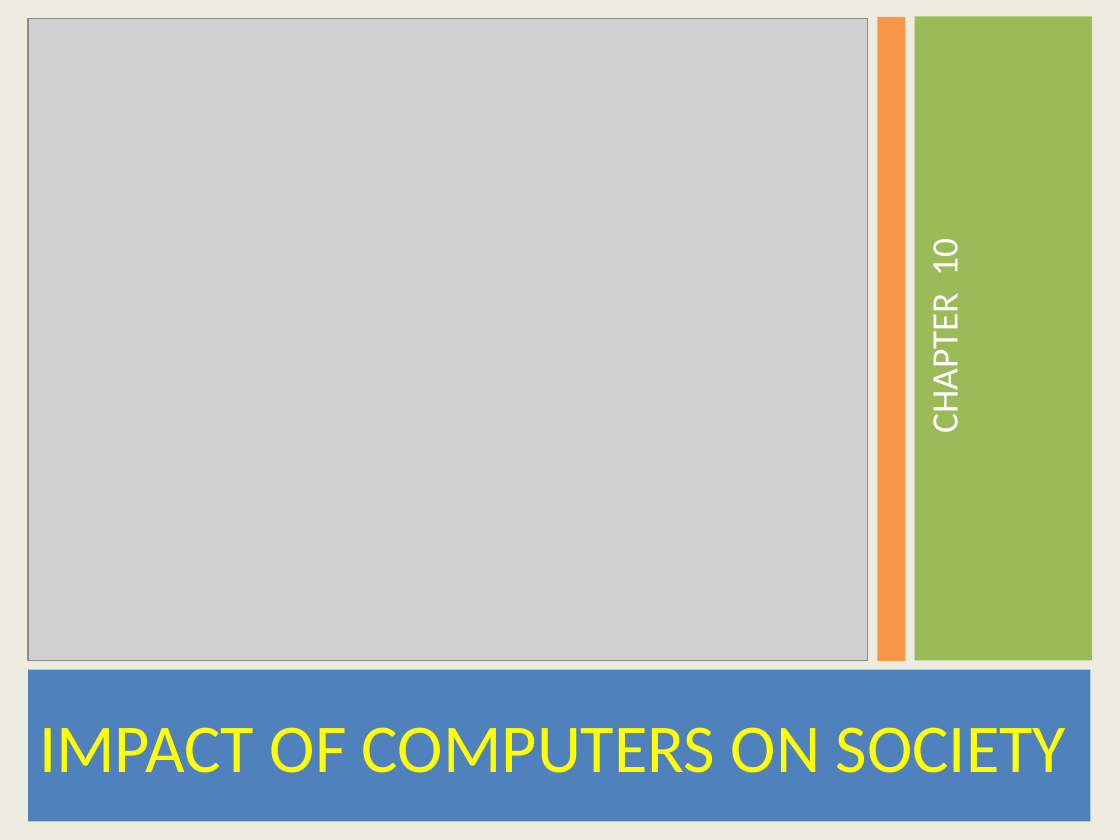
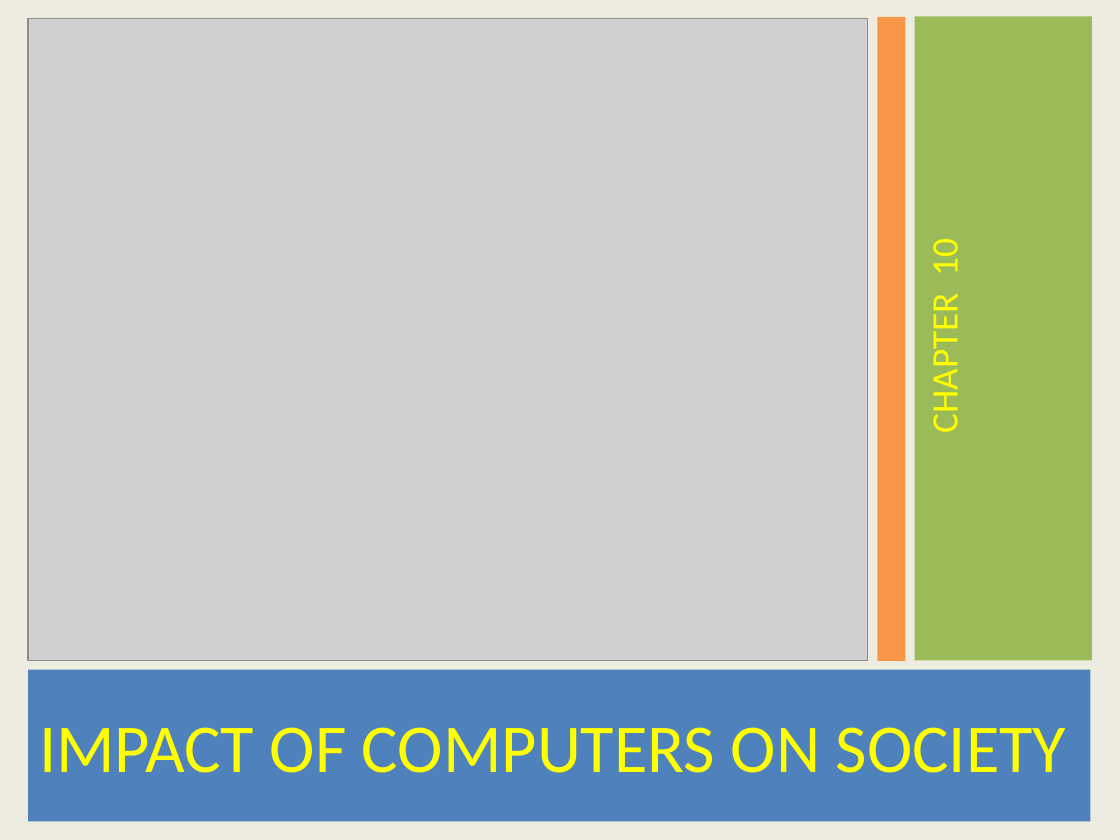
Before and after one commit to Suwetha/Suwetha, a slide deck: slide 2 of COMPUTER.pptx (slide 8 before the commit). Drawn at 1120x840 pixels with LibreOffice and Linux fonts; fonts in the diff are those of the drawing; grey boxes stand for pictures. Boxes give left, top, right and bottom in pixels: in the first picture for what was removed or moved away, otherwise in the second. Text is boxed around its words. In the diff, an @@ line names an element or a change of style, - is before the commit and + after.

```diff
--- a/COMPUTER.pptx
+++ b/COMPUTER.pptx
@@ text "CHAPTER 10" at [922, 241, 968, 430]: text colour #FFFFFF to #FFFF00 @@
```
Also in this commit, not shown: 2 other slides changed, 32 slides added, 6 slides removed.
